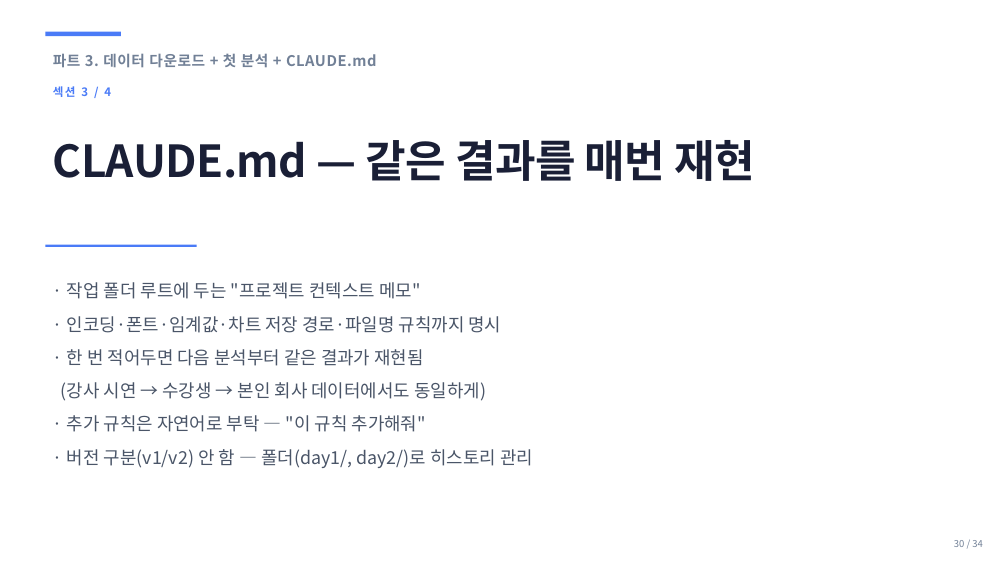
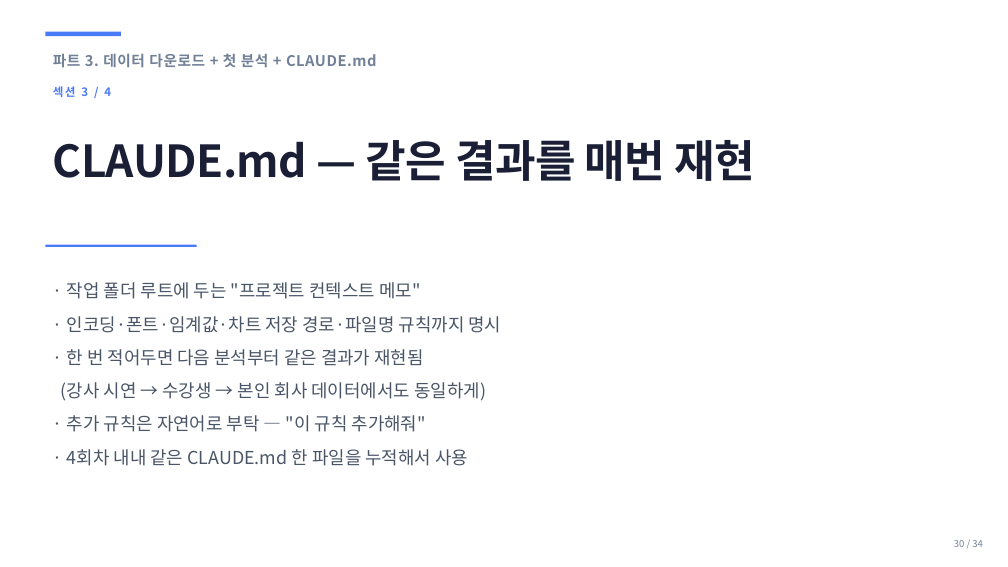
Before and after one commit to sujinpark-datapopcorn/inflearn_ccd_challenge, a slide deck: slide 30 of ppt/b2g_day1_setup.pptx. Drawn at 1008x567 pixels with LibreOffice and Linux fonts; fonts in the diff are those of the drawing. Boxes give left, top, right and bottom in pixels: in the first picture for what was removed or moved away, otherwise in the second. Text is boxed around its words. In the diff, an @@ line names an element or a change of style, - is before the commit and + after.

```diff
--- a/ppt/b2g_day1_setup.pptx
+++ b/ppt/b2g_day1_setup.pptx
@@ text at (67,449,468,466): text changed @@
-· 버전 구분(v1/v2) 안 함 — 폴더(day1/, day2/)로 히스토리 관리
+· 4회차 내내 같은 CLAUDE.md 한 파일을 누적해서 사용
```
Also in this commit, not shown: 1 other slide changed, 3 other files.
